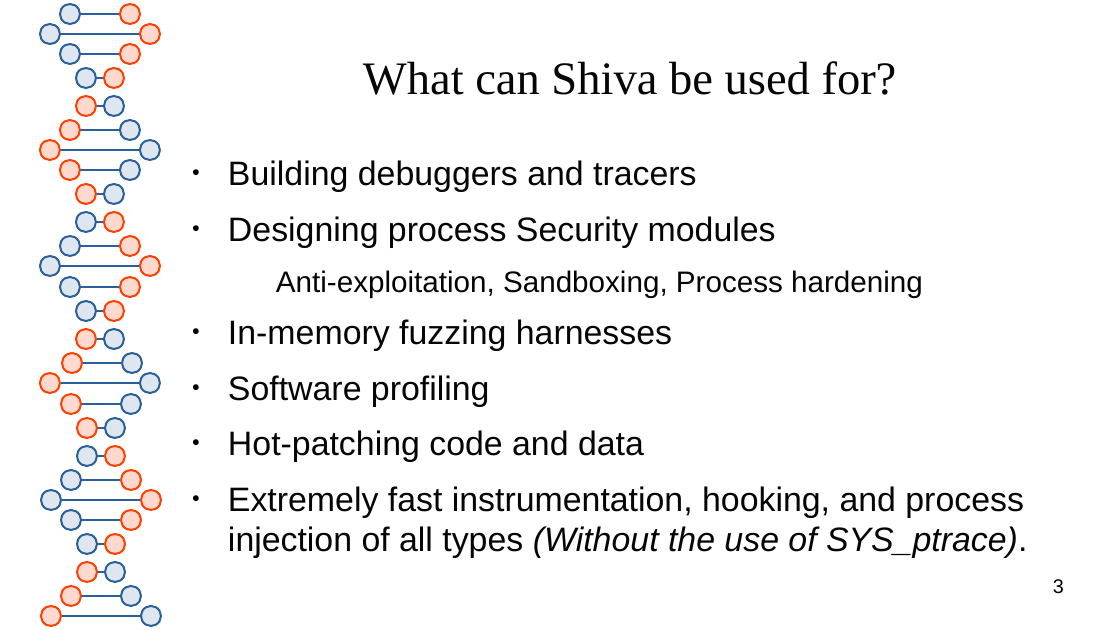
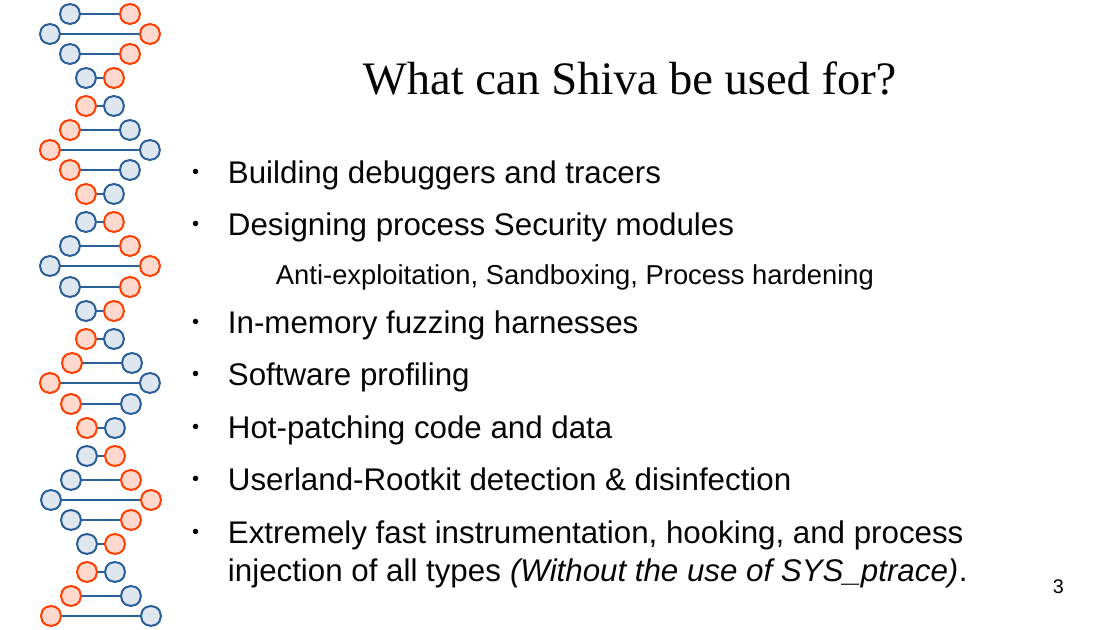
Before and after one commit to advanced-microcode-patching/shiva, a slide deck: slide 3 of presentation/shiva_runtime.odp. Drawn at 1120x630 pixels with LibreOffice and Linux fonts; fonts in the diff are those of the drawing. Boxes give left, top, right and bottom in pixels: in the first picture for what was removed or moved away, otherwise in the second. Text is boxed around its words. In the diff, an @@ line names an element or a change of style, - is before the commit and + after.

```diff
--- a/presentation/shiva_runtime.odp
+++ b/presentation/shiva_runtime.odp
@@ text at [228, 160, 968, 587]: size 24 to 22.2 pt in "Building debuggers and tracers", "Designing process Security modules", "In-memory fuzzing harnesses", "Software profiling" and 2 more places; size 21 to 19.4 pt in "Anti-exploitation, Sandboxing, Process hardening" @@
@@ text at [228, 467, 791, 491]: paragraph added @@
+● Userland-Rootkit detection & disinfection
```
Also in this commit, not shown: 8 other slides changed, 27 slides added, 1 slide removed, 12 other files.
